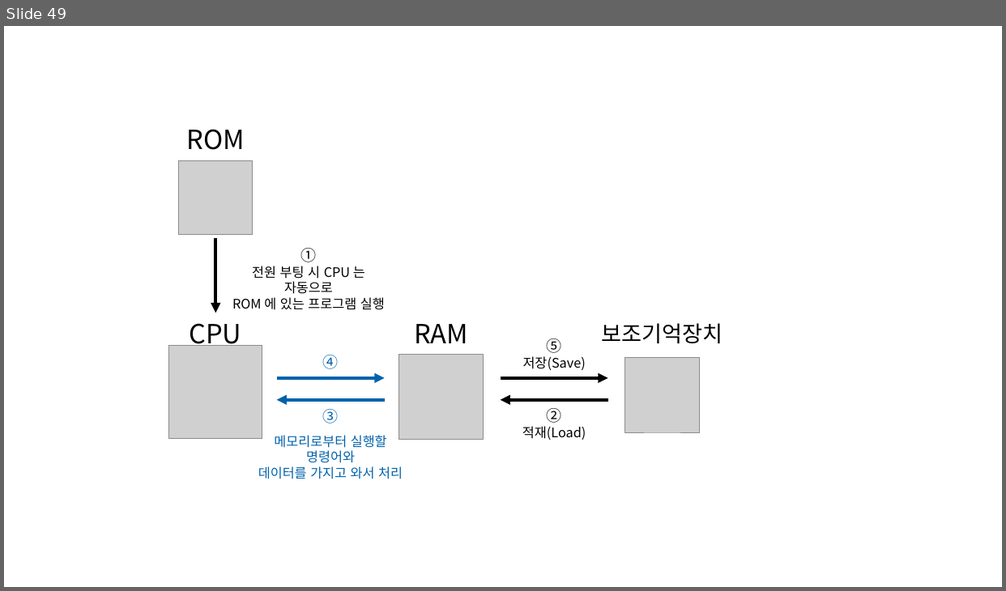
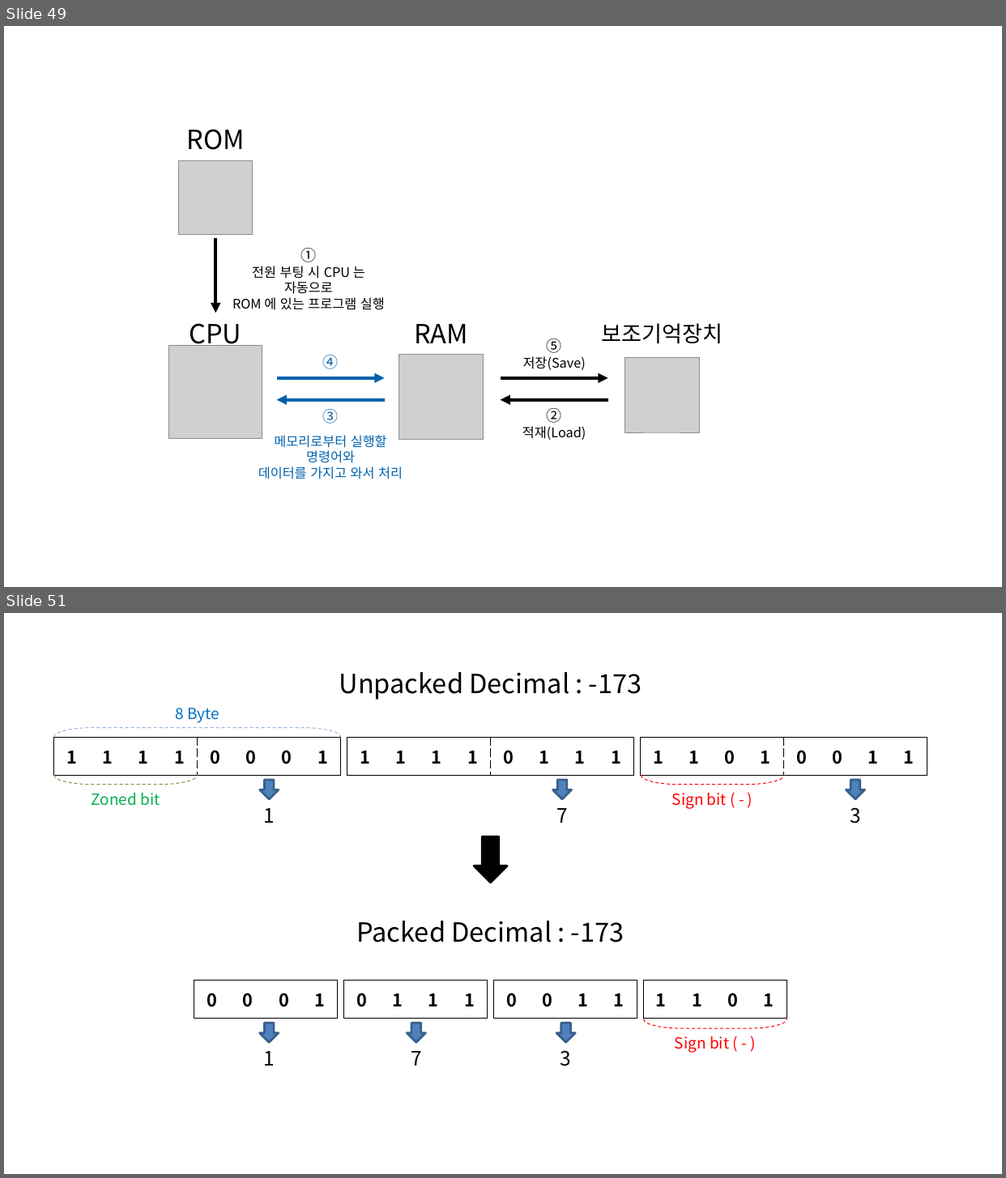
Before and after one commit to momo1108/blog, a slide deck: assets/etc/이미지제작용.pptx. Shown one above the other, each under a label of ours: slide 49 before the commit, slides 49 and 51 after it; the slides between them are not shown. The pictures are 1006x591 and 1006x1178 pixels, drawn with LibreOffice and Linux fonts; fonts in the diff are those of the drawing; grey boxes stand for pictures. Boxes give left, top, right and bottom in pixels: in the first picture for what was removed or moved away, otherwise in the second. Text is boxed around its words. In the diff, an @@ line names an element or a change of style, - is before the commit and + after.

```diff
--- a/assets/etc/이미지제작용.pptx
+++ b/assets/etc/이미지제작용.pptx
@@ slide 51 added at box(4, 613, 1002, 1174), background #FFFFFF @@
@@ text added at box(339, 672, 642, 700), 24 pt, text #000000 @@
+Unpacked Decimal : -173
@@ text added at box(175, 708, 219, 723), 14 pt, text #0070C0 @@
+8 Byte
@@ right bracket added at box(54, 728, 341, 738), outline #95B3D7 0.75 pt dashed @@
@@ table added at box(54, 738, 339, 775), 1 rows, 8 columns @@
+1 | 1 | 1 | 1 | 0 | 0 | 0 | 1
@@ table added at box(347, 738, 632, 775), 1 rows, 8 columns @@
+1 | 1 | 1 | 1 | 0 | 1 | 1 | 1
@@ table added at box(640, 738, 925, 775), 1 rows, 8 columns @@
+1 | 1 | 0 | 1 | 0 | 0 | 1 | 1
@@ right bracket added at box(54, 775, 198, 785), outline #77933C 0.75 pt dashed @@
@@ down arrow added at box(260, 780, 279, 800), fill #4F81BD, outline #3A5F8C 2 pt @@
@@ down arrow added at box(553, 780, 572, 800), fill #4F81BD, outline #3A5F8C 2 pt @@
@@ right bracket added at box(641, 775, 785, 785), outline #FF0000 0.75 pt dashed @@
@@ down arrow added at box(846, 780, 865, 800), fill #4F81BD, outline #3A5F8C 2 pt @@
@@ text added at box(91, 793, 160, 806), 14 pt, text #00B050 @@
+Zoned bit
@@ text added at box(672, 793, 727, 809), 14 pt, text #FF0000 @@
+Sign bit ( - )
@@ text added at box(264, 808, 275, 823), 18 pt, text #000000 @@
+1
@@ text added at box(556, 808, 568, 823), 18 pt, text #000000 @@
+7
@@ text added at box(850, 807, 861, 824), 18 pt, text #000000 @@
+3
@@ down arrow added at box(474, 837, 507, 883), fill #000000, outline #000000 2 pt @@
@@ text added at box(357, 921, 624, 943), 24 pt, text #000000 @@
+Packed Decimal : -173
@@ table added at box(194, 981, 337, 1019), 1 rows, 4 columns @@
+0 | 0 | 0 | 1
@@ table added at box(343, 981, 486, 1019), 1 rows, 4 columns @@
+0 | 1 | 1 | 1
@@ table added at box(493, 981, 636, 1019), 1 rows, 4 columns @@
+0 | 0 | 1 | 1
@@ table added at box(643, 981, 786, 1019), 1 rows, 4 columns @@
+1 | 1 | 0 | 1
@@ down arrow added at box(260, 1023, 279, 1043), fill #4F81BD, outline #3A5F8C 2 pt @@
@@ down arrow added at box(407, 1023, 426, 1043), fill #4F81BD, outline #3A5F8C 2 pt @@
@@ down arrow added at box(556, 1023, 576, 1043), fill #4F81BD, outline #3A5F8C 2 pt @@
@@ right bracket added at box(644, 1019, 787, 1029), outline #FF0000 0.75 pt dashed @@
@@ text added at box(675, 1037, 729, 1053), 14 pt, text #FF0000 @@
+Sign bit ( - )
@@ text added at box(264, 1051, 275, 1066), 18 pt, text #000000 @@
+1
@@ text added at box(411, 1051, 422, 1066), 18 pt, text #000000 @@
+7
@@ text added at box(560, 1050, 572, 1067), 18 pt, text #000000 @@
+3
```
Also in this commit, not shown: 1 other slide added, 5 other files.
